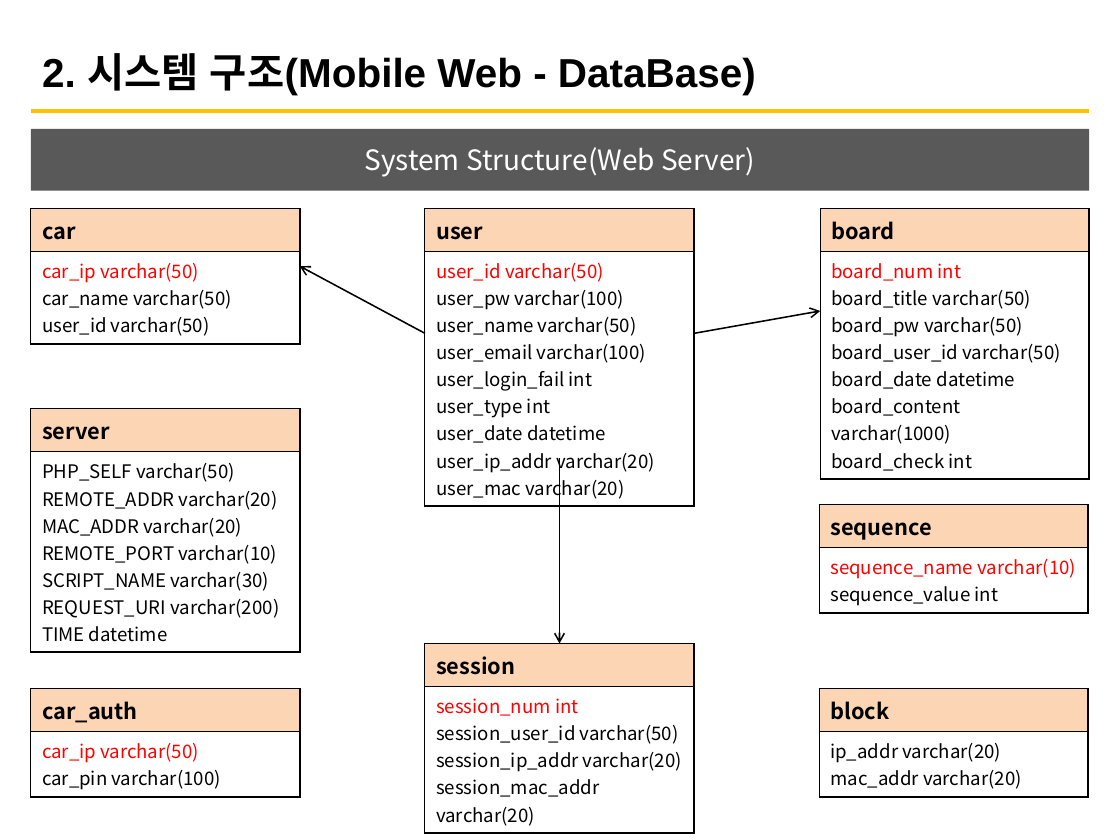
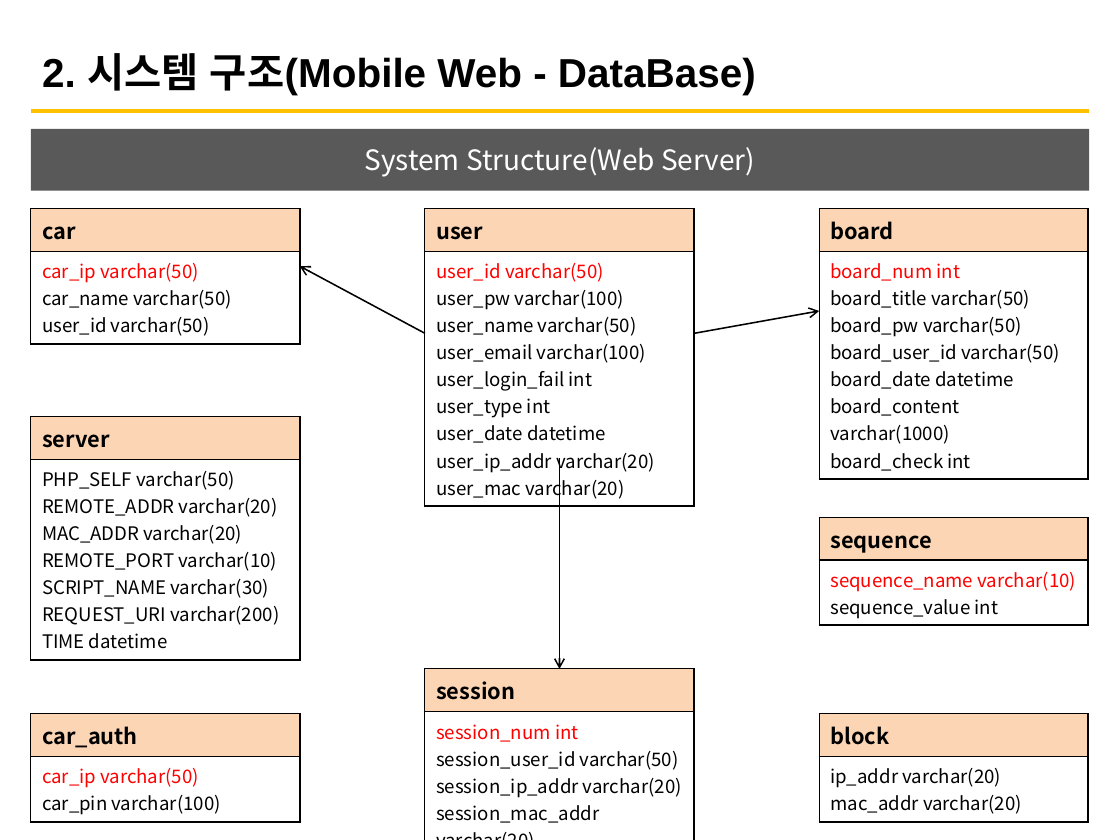
Before and after one commit to rnrhksgus/SecurityFinalProject, a slide deck: slide 7 of PPT/[지능형 IoT]스마트카 5조_발표_190614.pptx. Drawn at 1120x840 pixels with LibreOffice and Linux fonts; fonts in the diff are those of the drawing. Boxes give left, top, right and bottom in pixels: in the first picture for what was removed or moved away, otherwise in the second. Text is boxed around its words. In the diff, an @@ line names an element or a change of style, - is before the commit and + after.

```diff
--- a/PPT/[지능형 IoT]스마트카 5조_발표_190614.pptx
+++ b/PPT/[지능형 IoT]스마트카 5조_발표_190614.pptx
@@ table: place and size @@
-table at bbox=[31, 409, 300, 646]
+table at bbox=[31, 417, 300, 653]
@@ arrow moved from (560, 458) - (560, 644) to (560, 458) - (560, 669) @@
@@ table: place and size @@
-table at bbox=[819, 504, 1088, 610]
+table at bbox=[819, 517, 1088, 623]
@@ table: place and size @@
-table at bbox=[424, 644, 693, 830]
+table at bbox=[424, 669, 693, 827]
@@ table: place and size @@
-table at bbox=[31, 689, 300, 794]
+table at bbox=[31, 713, 300, 819]
@@ table: place and size @@
-table at bbox=[819, 689, 1088, 793]
+table at bbox=[819, 713, 1088, 818]
```
Also in this commit, not shown: 4 other slides changed, 1 slide removed, 19 other files.
